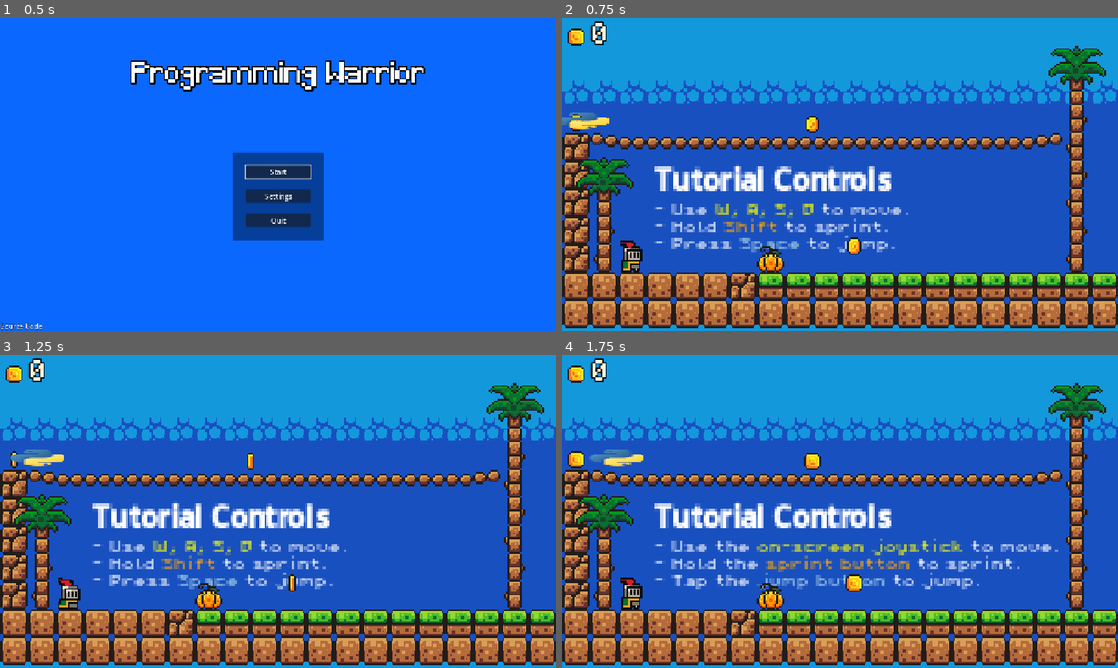
Above: before the commit, frames 1-4 (two rows, left to right).
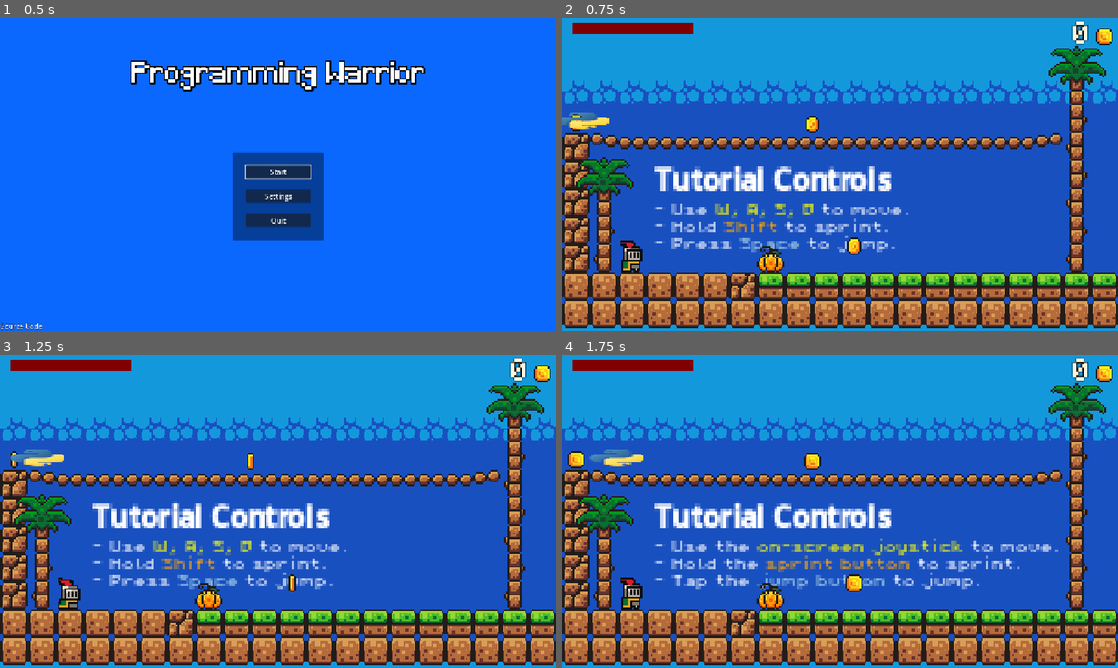
Above: after the commit, the same moments.

Repository: vsaint1/godot-platformer
Game: Godot game, scene res://scenes/menu_manager.tscn
The game is run twice, just before and just after one commit, with the same random seed, the same clock (stepped at 60 frames per second) and the same inputs. Sound files missing from this copy of the repository are replaced by a short silence.
Inputs (mouse positions are in pixels of both pictures, inside the frame that each line leads up to):
- Up to frame 1 (0.5 s): no input
- Up to frame 2 (0.75 s): click "Start" at 0.5 s
- Up to frame 3 (1.25 s): no input
- Up to frame 4 (1.75 s): tap Enter at 1.25 s; drag from (851, 558) to (812, 461) at 1.27 s

Frame 1 is identical in both runs. In frame 2, 1.3% of the frame differs, in the area x 1-99%, y 0-9%; in frame 3, 1.3%; in frame 4, 1.3%.

Commit message:
player ui and sfx

Diff:
--- a/prefabs/player.tscn
+++ b/prefabs/player.tscn
@@ -1,9 +1,10 @@
-[gd_scene load_steps=38 format=3 uid="uid://bkj76c8enitkk"]
+[gd_scene load_steps=41 format=3 uid="uid://bkj76c8enitkk"]
 
 [ext_resource type="Script" uid="uid://cvtskd6lq11dn" path="res://scripts/player.gd" id="1_i3pqv"]
 [ext_resource type="Texture2D" uid="uid://bbx4wt1vma21s" path="res://assets/platformer/sprites/knight.png" id="2_hqtel"]
 [ext_resource type="Script" uid="uid://cklehts35gy4f" path="res://scripts/main_camera.gd" id="3_sweqy"]
 [ext_resource type="Texture2D" uid="uid://cn7galu7wg5wn" path="res://assets/ui/flatDark23.png" id="4_2hs0m"]
+[ext_resource type="AudioStream" uid="uid://bk08lhq04ergq" path="res://assets/platformer/sounds/hurt.wav" id="4_opo22"]
 [ext_resource type="Texture2D" uid="uid://bv8xgmb1g6mbf" path="res://assets/ui/flatDark24.png" id="5_1jxqw"]
 [ext_resource type="Texture2D" uid="uid://407atl2f04qa" path="res://assets/ui/flatDark25.png" id="6_dw050"]
 [ext_resource type="Texture2D" uid="uid://blx2r4u8j0vbk" path="res://assets/ui/flatDark47.png" id="7_1jxqw"]
@@ -211,11 +212,17 @@
 [sub_resource type="CircleShape2D" id="CircleShape2D_0wfyh"]
 radius = 6.08276
 
+[sub_resource type="StyleBoxFlat" id="StyleBoxFlat_rgeog"]
+bg_color = Color(0.147672, 0.147672, 0.147672, 1)
+
+[sub_resource type="StyleBoxFlat" id="StyleBoxFlat_opo22"]
+bg_color = Color(0.50052, 9.14484e-07, 0.00673445, 1)
+
 [sub_resource type="AtlasTexture" id="AtlasTexture_5loxu"]
 atlas = ExtResource("8_kbsxf")
 region = Rect2(0, 0, 16, 16)
 
-[node name="Player" type="CharacterBody2D" node_paths=PackedStringArray("mobile_control", "animation", "user_interface")]
+[node name="Player" type="CharacterBody2D" node_paths=PackedStringArray("mobile_control", "animation", "user_interface", "health_bar", "hurt_sound")]
 z_index = 5
 collision_layer = 3
 collision_mask = 3
@@ -223,6 +230,8 @@
 mobile_control = NodePath("CanvasLayer/Control/MobileControls")
 animation = NodePath("Animator")
 user_interface = NodePath("CanvasLayer/MarginContainer/GUI")
+health_bar = NodePath("CanvasLayer/Control/HealthBar")
+hurt_sound = NodePath("AudioStreamPlayer2D")
 
 [node name="Animator" type="AnimatedSprite2D" parent="."]
 position = Vector2(18, 10)
@@ -239,6 +248,9 @@
 zoom = Vector2(4, 4)
 limit_smoothed = true
 script = ExtResource("3_sweqy")
+
+[node name="AudioStreamPlayer2D" type="AudioStreamPlayer2D" parent="."]
+stream = ExtResource("4_opo22")
 
 [node name="CanvasLayer" type="CanvasLayer" parent="."]
 layer = 20
@@ -252,6 +264,18 @@
 grow_vertical = 2
 size_flags_horizontal = 3
 size_flags_vertical = 3
+
+[node name="HealthBar" type="ProgressBar" parent="CanvasLayer/Control"]
+layout_mode = 2
+offset_left = 23.0
+offset_top = 10.0
+offset_right = 301.0
+offset_bottom = 37.0
+size_flags_horizontal = 4
+theme_override_styles/background = SubResource("StyleBoxFlat_rgeog")
+theme_override_styles/fill = SubResource("StyleBoxFlat_opo22")
+value = 10.0
+show_percentage = false
 
 [node name="MobileControls" type="Control" parent="CanvasLayer/Control"]
 layout_mode = 1
@@ -294,23 +318,20 @@
 action = "Attack"
 
 [node name="MarginContainer" type="MarginContainer" parent="CanvasLayer"]
-offset_top = 1.0
-offset_bottom = 721.0
-size_flags_horizontal = 0
+anchors_preset = 1
+anchor_left = 1.0
+anchor_right = 1.0
+offset_left = -104.0
+offset_bottom = 720.0
+grow_horizontal = 0
+size_flags_vertical = 3
 theme_override_constants/margin_top = 10
 
 [node name="GUI" type="HBoxContainer" parent="CanvasLayer/MarginContainer"]
 layout_mode = 2
-size_flags_horizontal = 2
-size_flags_vertical = 3
-
-[node name="Coin" type="TextureRect" parent="CanvasLayer/MarginContainer/GUI"]
-custom_minimum_size = Vector2(64, 64)
-layout_mode = 2
-size_flags_horizontal = 0
-size_flags_vertical = 0
-texture = SubResource("AtlasTexture_5loxu")
-flip_h = true
+size_flags_horizontal = 10
+size_flags_vertical = 2
+alignment = 2
 
 [node name="CoinCount" type="Label" parent="CanvasLayer/MarginContainer/GUI"]
 layout_mode = 2
@@ -322,3 +343,11 @@
 theme_override_fonts/font = ExtResource("9_rgeog")
 theme_override_font_sizes/font_size = 64
 text = "0"
+
+[node name="Coin" type="TextureRect" parent="CanvasLayer/MarginContainer/GUI"]
+custom_minimum_size = Vector2(64, 64)
+layout_mode = 2
+size_flags_horizontal = 0
+size_flags_vertical = 0
+texture = SubResource("AtlasTexture_5loxu")
+flip_h = true
--- a/scripts/player.gd
+++ b/scripts/player.gd
@@ -14,12 +14,16 @@
 @export var mobile_control: Control = null
 @export var animation: AnimatedSprite2D = null
 @export var user_interface: HBoxContainer = null
+@export var health_bar: ProgressBar = null
+@export var hurt_sound: AudioStreamPlayer2D = null
 
 var coin_label: Label = null
 
 func _ready() -> void:
 	coin_label = user_interface.get_node("CoinCount")
 	_setup_mobile_gameplay()
+	health_bar.value = health
+
 
 func _physics_process(delta: float) -> void:
 	if is_dead:
@@ -75,6 +79,9 @@
 
 	health -= damage
 
+	health_bar.value = health
+	hurt_sound.play()
+
 	if health <= 0:
 		die()
 
